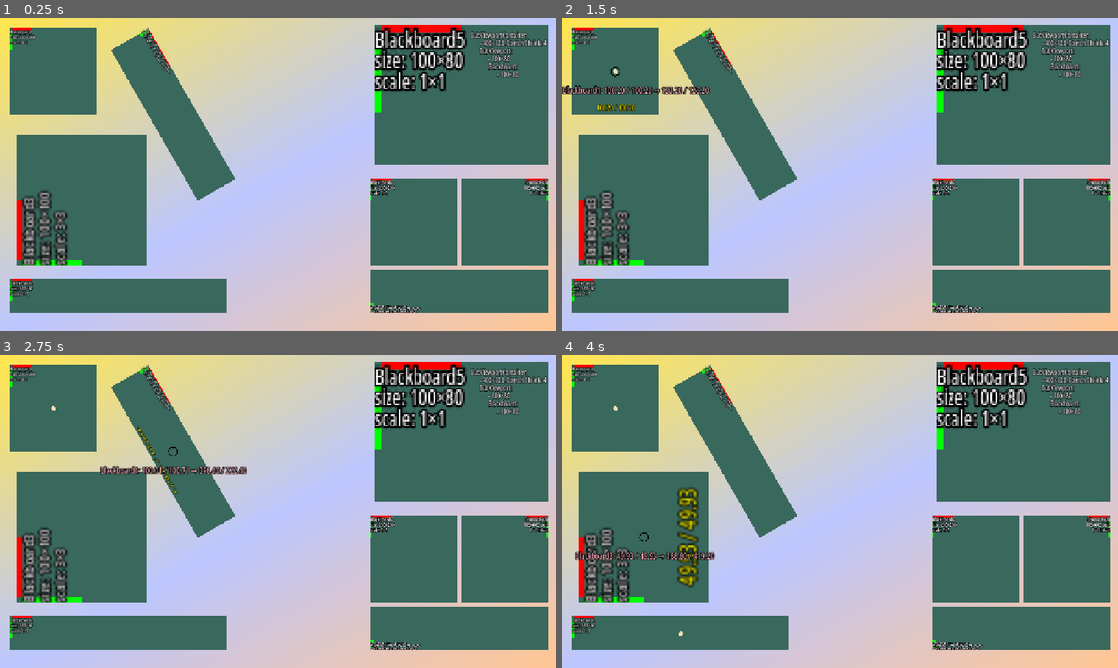
Above: before the commit, frames 1-4 (two rows, left to right).
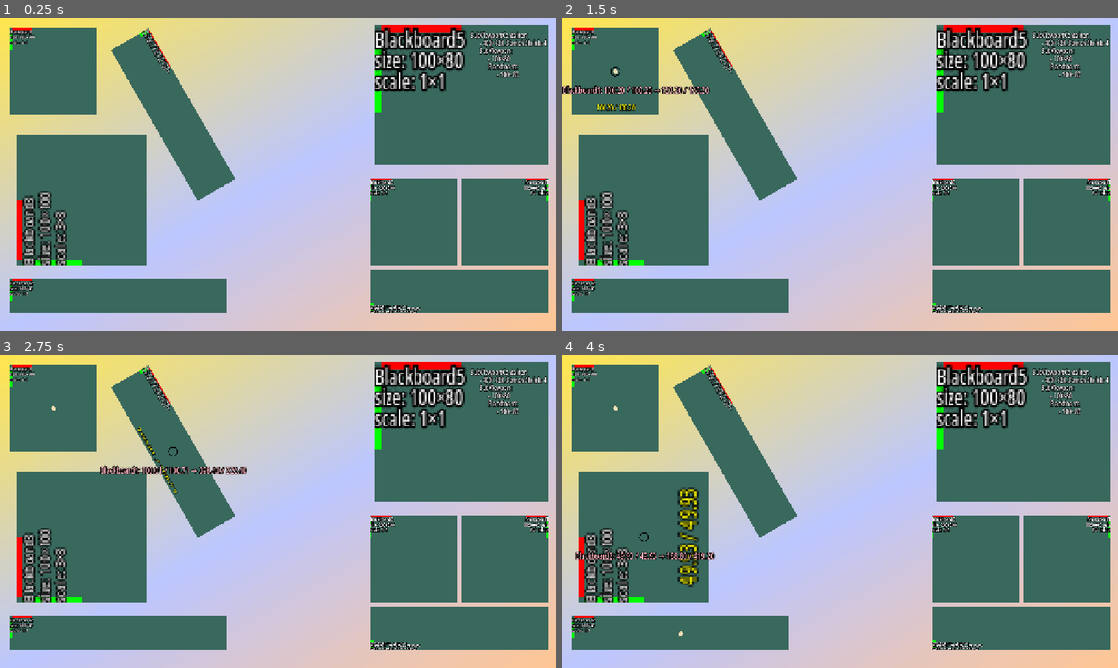
Above: after the commit, the same moments.

Repository: Toxe/godot-coordinate-systems
Game: Godot game, scene res://scenes/main.tscn
Two runs of this game, one before a commit and one after it. Both use one fixed random seed, a clock stepped at 60 frames per second and the inputs below.
Inputs (mouse positions are in pixels of both pictures, inside the frame that each line leads up to):
- Up to frame 1 (0.25 s): no input
- Up to frame 2 (1.5 s): tap Enter at 0.5 s; click (840, 174) at 0.67 s; tap Space at 1.25 s; move the mouse to (617, 71) at 1.27 s; click (617, 71) at 1.42 s
- Up to frame 3 (2.75 s): tap Enter at 2 s; move the mouse to (172, 452) at 2.02 s; click (172, 452) at 2.17 s
- Up to frame 4 (4 s): tap Space at 2.75 s; move the mouse to (678, 633) at 2.77 s; click (678, 633) at 2.92 s; tap Enter at 3.5 s; move the mouse to (645, 536) at 3.52 s; click (645, 536) at 3.67 s

The runs differ from the first frame. In frame 1, 1.7% of the frame differs, in the area x 1-99%, y 3-95%; in frame 2, 2.1%; in frame 3, 2.1%; in frame 4, 2.4%.

Commit message:
Set default texture filter to "Nearest"

Diff:
--- a/CoordinateSystems/project.godot
+++ b/CoordinateSystems/project.godot
@@ -41,3 +41,7 @@
 [gui]
 
 theme/custom="uid://cmfpnfk6hasji"
+
+[rendering]
+
+textures/canvas_textures/default_texture_filter=0
--- a/CoordinateSystems/scenes/main.tscn
+++ b/CoordinateSystems/scenes/main.tscn
@@ -71,6 +71,7 @@
 
 [node name="SubViewport1" type="SubViewport" parent="SubViewportContainer" unique_id=1109369972]
 handle_input_locally = false
+canvas_item_default_texture_filter = 0
 size = Vector2i(100, 80)
 render_target_update_mode = 4
 
@@ -99,6 +100,7 @@
 
 [node name="SubViewport2" type="SubViewport" parent="." unique_id=1794869075]
 handle_input_locally = false
+canvas_item_default_texture_filter = 0
 size = Vector2i(200, 200)
 
 [node name="Blackboard6" parent="SubViewport2" unique_id=965248515 instance=ExtResource("2_0wfyh")]
